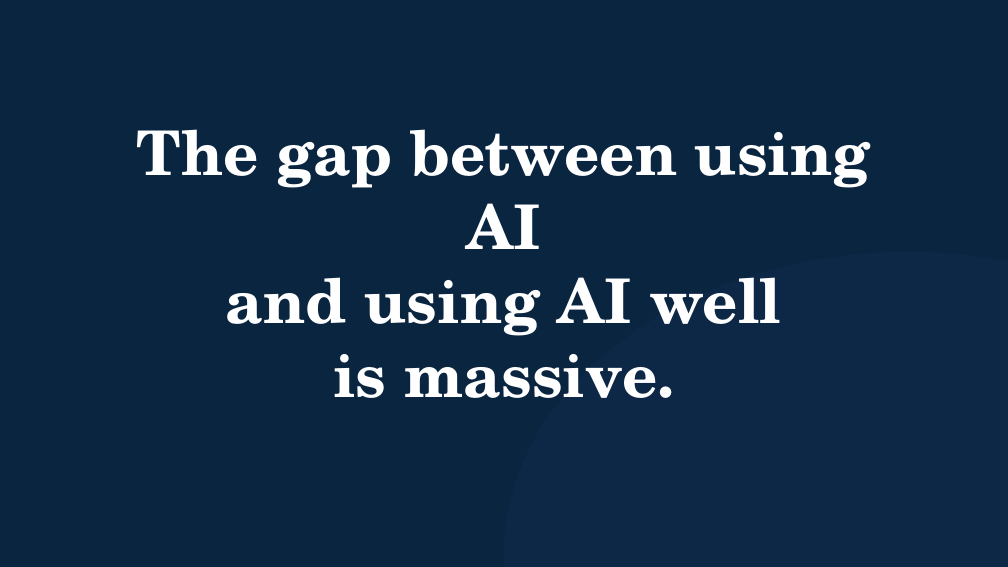
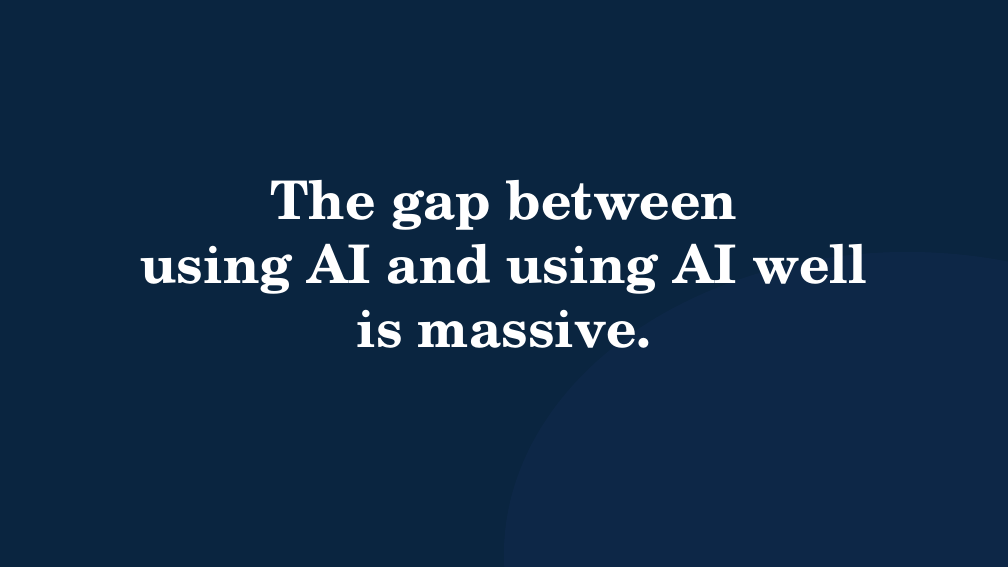
Before and after one commit to michaelengland/ai-best-practices, a slide deck: slide 6 of decks/ai-academy-pitch/ai-academy-pitch.pptx. Drawn at 1008x567 pixels with LibreOffice and Linux fonts; fonts in the diff are those of the drawing. Boxes give left, top, right and bottom in pixels: in the first picture for what was removed or moved away, otherwise in the second. Text is boxed around its words. In the diff, an @@ line names an element or a change of style, - is before the commit and + after.

```diff
--- a/decks/ai-academy-pitch/ai-academy-pitch.pptx
+++ b/decks/ai-academy-pitch/ai-academy-pitch.pptx
@@ text at [140,180,867,294]: text changed; size 44 to 38 pt @@
-The gap between using AI
-and using AI well
+The gap between
+using AI and using AI well
@@ text at [356,293,652,348]: size 44 to 38 pt in "is massive." @@
```
Also in this commit, not shown: 2 other slides changed, 3 other files.
